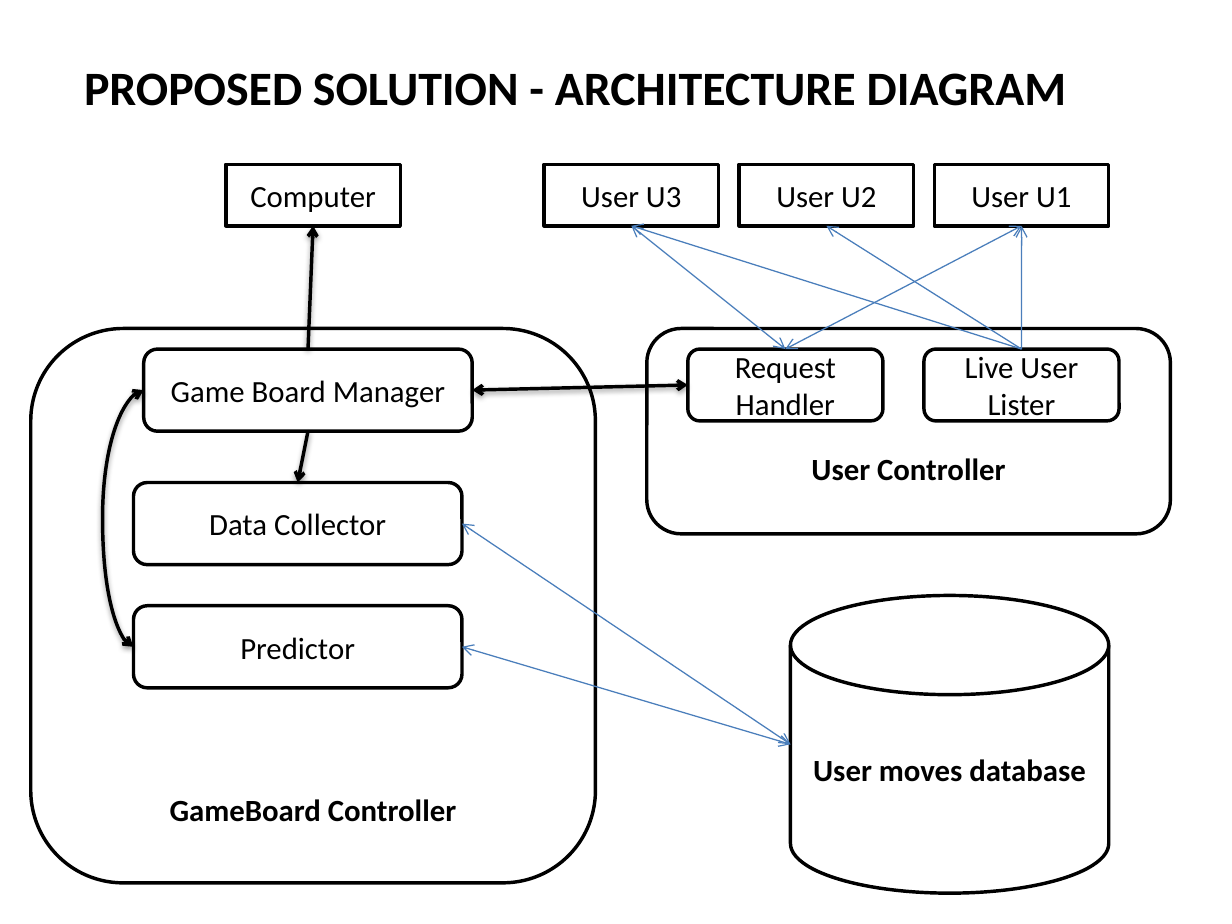
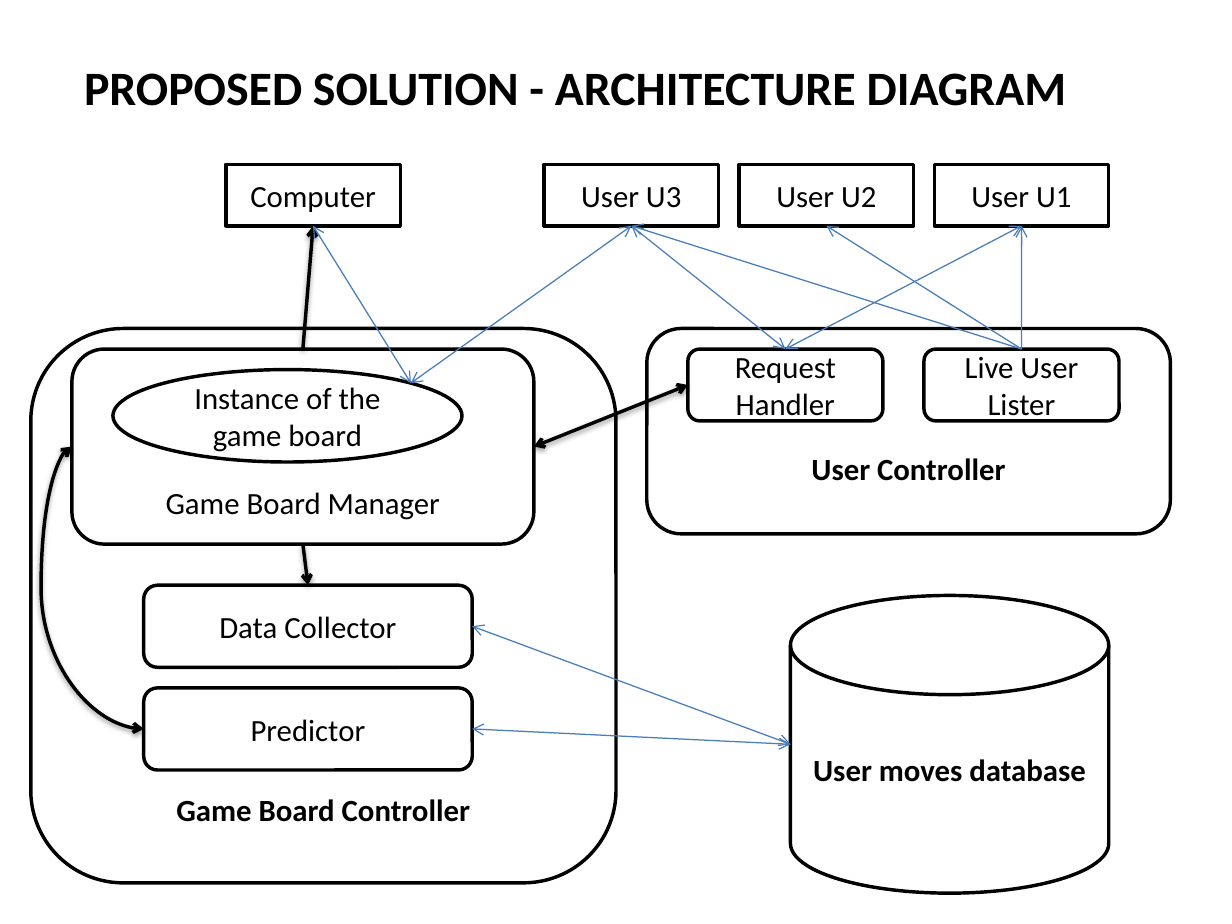
Before and after one commit to Greeny6092/Mini-Project-sem7-, a slide deck: slide 14 of presentation/AI BASED MULTIPLAYER SNAKE GAME(mini project).pptx. Drawn at 1232x924 pixels with LibreOffice and Linux fonts; fonts in the diff are those of the drawing. Boxes give left, top, right and bottom in pixels: in the first picture for what was removed or moved away, otherwise in the second. Text is boxed around its words. In the diff, an @@ line names an element or a change of style, - is before the commit and + after.

```diff
--- a/presentation/AI BASED MULTIPLAYER SNAKE GAME(mini project).pptx
+++ b/presentation/AI BASED MULTIPLAYER SNAKE GAME(mini project).pptx
@@ arrow moved from (308, 349) - (313, 225) to (303, 349) - (313, 225) @@
@@ double arrow added from (411, 383) to (313, 225), #4B7EBC 0.75 pt @@
@@ double arrow added from (411, 383) to (632, 225), #4B7EBC 0.75 pt @@
@@ rounded rectangle "Game Board Controller": place and size @@
-rounded rectangle "Game Board Controller" at box(31, 329, 595, 883)
+rounded rectangle "Game Board Controller" at box(31, 329, 616, 883)
@@ rounded rectangle "Game Board Manager": place and size @@
-rounded rectangle "Game Board Manager" at box(144, 349, 473, 431)
+rounded rectangle "Game Board Manager" at box(71, 349, 533, 543)
@@ ellipse added at box(113, 370, 462, 462), outline #000000 2 pt, 18 pt, text #000000 @@
+Instance of the game board
@@ double arrow moved from (472, 391) - (687, 384) to (533, 446) - (687, 384) @@
@@ curved double arrow moved from (133, 647) - (144, 391) to (144, 729) - (71, 446) @@
@@ arrow moved from (308, 431) - (298, 483) to (303, 545) - (308, 585) @@
@@ rounded rectangle "Data Collector": place and size @@
-rounded rectangle "Data Collector" at box(133, 483, 462, 565)
+rounded rectangle "Data Collector" at box(144, 585, 473, 668)
@@ double arrow moved from (462, 524) - (791, 744) to (472, 626) - (791, 744) @@
@@ rounded rectangle "Predictor": place and size @@
-rounded rectangle "Predictor" at box(133, 606, 462, 689)
+rounded rectangle "Predictor" at box(144, 687, 473, 770)
@@ double arrow moved from (462, 647) - (791, 744) to (472, 729) - (791, 744) @@
@@ text in rounded rectangle at box(176, 799, 470, 822): spaces changed @@
-GameBoard Controller
+Game Board Controller
```
Also in this commit, not shown: 10 other slides changed, 2 other files.
